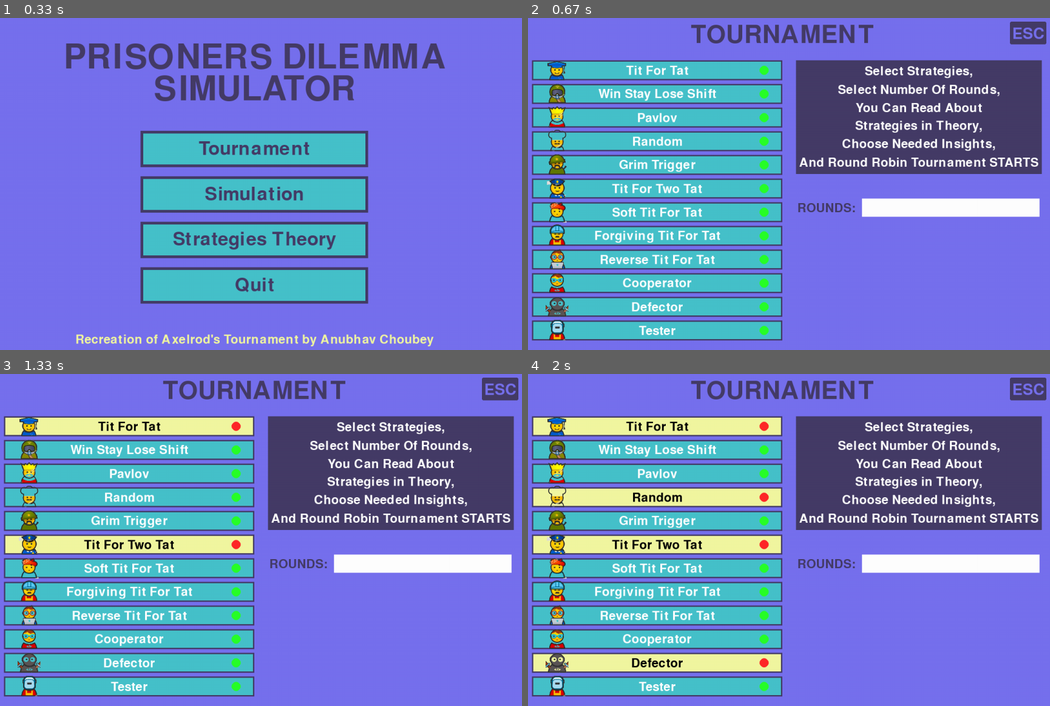
Above: before the commit, frames 1-4 (two rows, left to right).
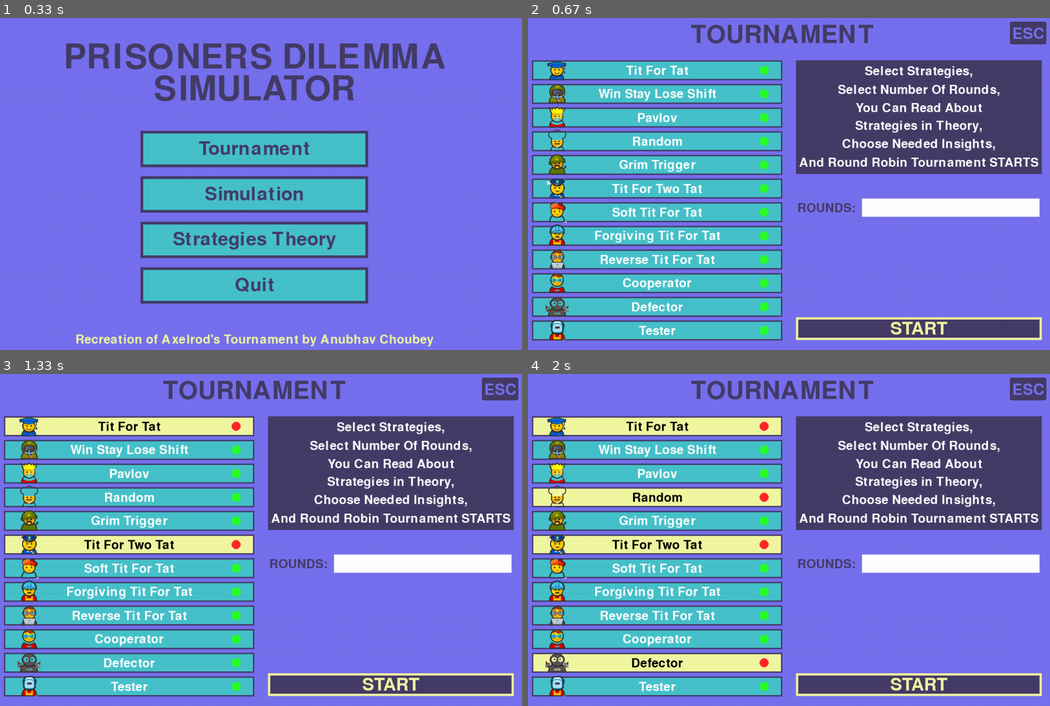
Above: after the commit, the same moments.

Repository: LazyyVenom/py-game-theory
Game: pygame game, started from prisoners_dilemma.py
Two runs of this game, one before a commit and one after it. Both use one fixed random seed, a clock stepped at 60 frames per second and the inputs below.
Inputs (mouse positions are in pixels of both pictures, inside the frame that each line leads up to):
- Up to frame 1 (0.33 s): no input
- Up to frame 2 (0.67 s): click "Tournament" at 0.38 s
- Up to frame 3 (1.33 s): click "Tit For Tat" at 0.72 s; click (125, 540) at 1.05 s
- Up to frame 4 (2 s): click (611, 486) at 1.38 s; click "Defector" at 1.72 s

Frame 1 is identical in both runs. In frame 2, 3.3% of the frame differs, in the area x 51-99%, y 90-98%; in frame 3, 3.3%; in frame 4, 3.3%.

Commit message:
Added start button

Diff:
--- a/prisoners_dilemma.py
+++ b/prisoners_dilemma.py
@@ -220,6 +220,11 @@
         text_surface = font.render(number_of_rounds, True, SECONDARY)
         screen.blit(text_surface, (776, 411))
 
+
+        pygame.draw.rect(screen,SECONDARY,(630,670,540,50))
+        pygame.draw.rect(screen,KIND_OF_YELLOW,(630,670,540,50),5)
+        draw_text("START",pygame.font.Font(None,57),KIND_OF_YELLOW,900,695)
+
         y_offset = box_y_initial
 
         for i,strategy in enumerate(strategies):
